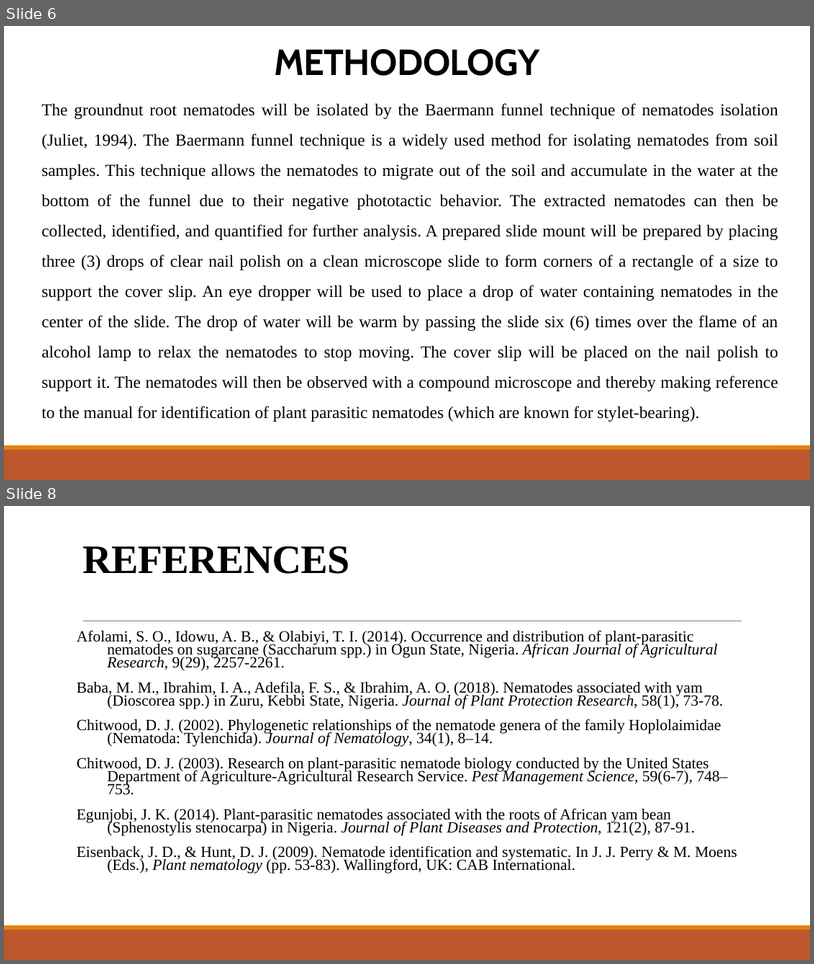
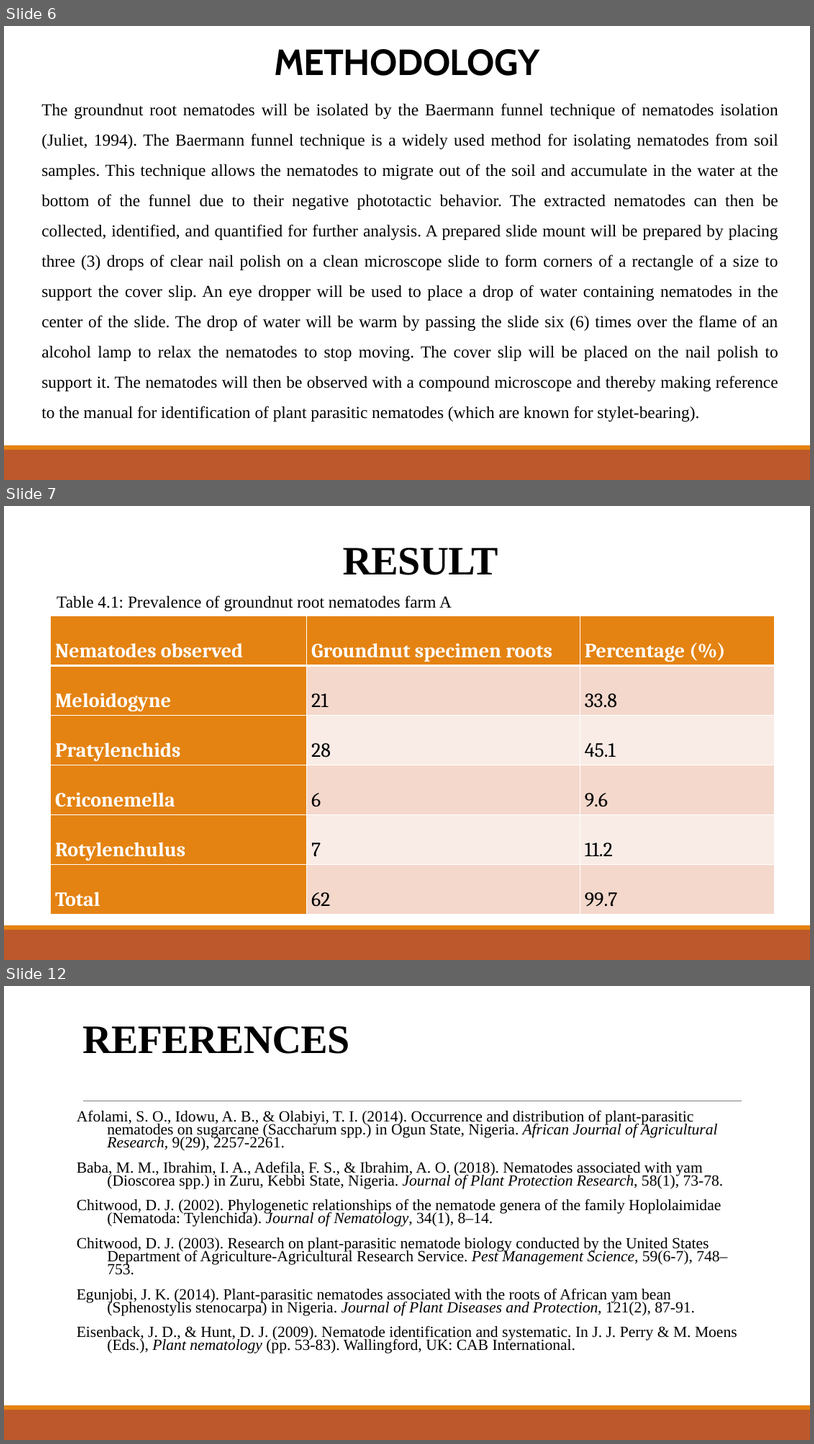
Before and after one commit to Akamshu/documents, a slide deck: PROJECT 2023/EB/GLORY/POWERPOINT.pptx. Shown one above the other, each under a label of ours: slides 6 and 8 before the commit, slides 6, 7 and 12 after it; the slides between them are not shown. The pictures are 814x964 and 814x1444 pixels, drawn with LibreOffice and Linux fonts; fonts in the diff are those of the drawing. Boxes give left, top, right and bottom in pixels: in the first picture for what was removed or moved away, otherwise in the second. Text is boxed around its words. In the diff, an @@ line names an element or a change of style, - is before the commit and + after.

```diff
--- a/PROJECT 2023/EB/GLORY/POWERPOINT.pptx
+++ b/PROJECT 2023/EB/GLORY/POWERPOINT.pptx
@@ slide 7 added at (4, 506, 810, 960), background #FFFFFF; not listed: 3 template elements that a slide beside it also shows @@
@@ title added at (343, 548, 499, 575), 48 pt, text #000000, bold @@
+RESULT
@@ text added at (57, 595, 452, 611), 20 pt, text #000000 @@
+Table 4.1: Prevalence of groundnut root nematodes farm A
@@ table added at (51, 616, 775, 914), 6 rows, 3 columns @@
+Nematodes observed | Groundnut specimen roots | Percentage (%)
+Meloidogyne | 21 | 33.8
+Pratylenchids | 28 | 45.1
+Criconemella | 6 | 9.6
+Rotylenchulus | 7 | 11.2
+Total | 62 | 99.7
@@ what was slide 8 is now slide 12 @@
```
Also in this commit, not shown: 2 slides changed, 4 other slides added, 1 slide removed, 30 other files.
